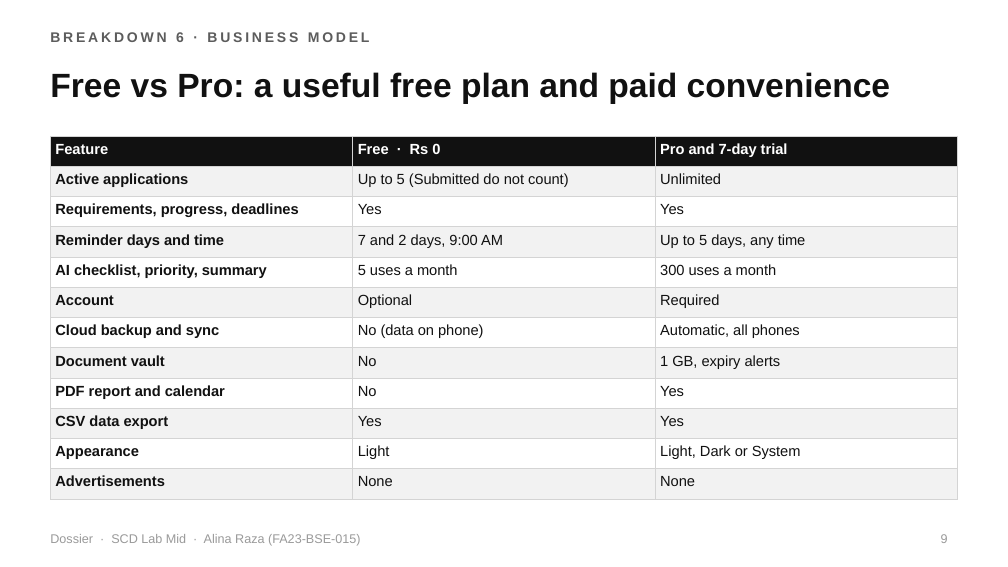
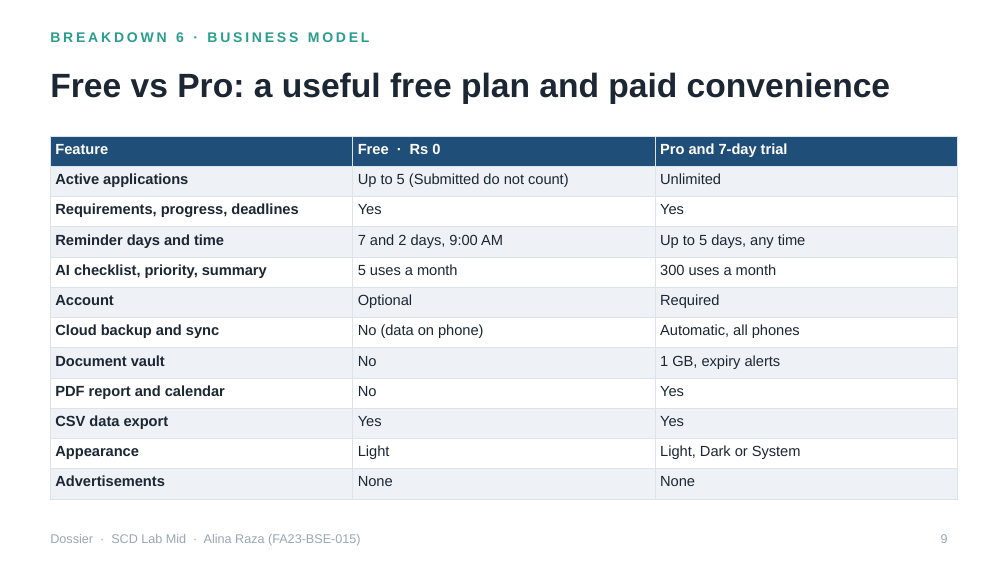
Before and after one commit to alinaraza2017/dossier, a slide deck: slide 9 of presentation_prep/02_Dossier_SCD_Lab_Mid.pptx. Drawn at 1008x567 pixels with LibreOffice and Linux fonts; fonts in the diff are those of the drawing. Boxes give left, top, right and bottom in pixels: in the first picture for what was removed or moved away, otherwise in the second. Text is boxed around its words. In the diff, an @@ line names an element or a change of style, - is before the commit and + after.

```diff
--- a/presentation_prep/02_Dossier_SCD_Lab_Mid.pptx
+++ b/presentation_prep/02_Dossier_SCD_Lab_Mid.pptx
@@ text "BREAKDOWN 6 · BUSINESS MODEL" at <box>50,32,370,42</box>: text colour #5C5C5C to #2A9D8F @@
@@ title "Free vs Pro: a useful ..." at <box>50,72,890,104</box>: text colour #111111 to #1C2733 @@
@@ table at <box>50,136,958,490</box> @@
@@ fill #111111 to #1F4E79 in row 1 @@
@@ fill #F2F2F2 to #EEF2F7 in 18 cells @@
@@ text colour #111111 to #1C2733 @@
@@ borders changed @@
@@ text "Dossier · SCD Lab Mid ..." at <box>50,534,360,546</box>: text colour #9A9A9A to #9AA7B5 @@
@@ page number at <box>941,534,948,543</box>: text colour #9A9A9A to #9AA7B5 @@
```
Also in this commit, not shown: 32 other slides changed, 5 other files.
